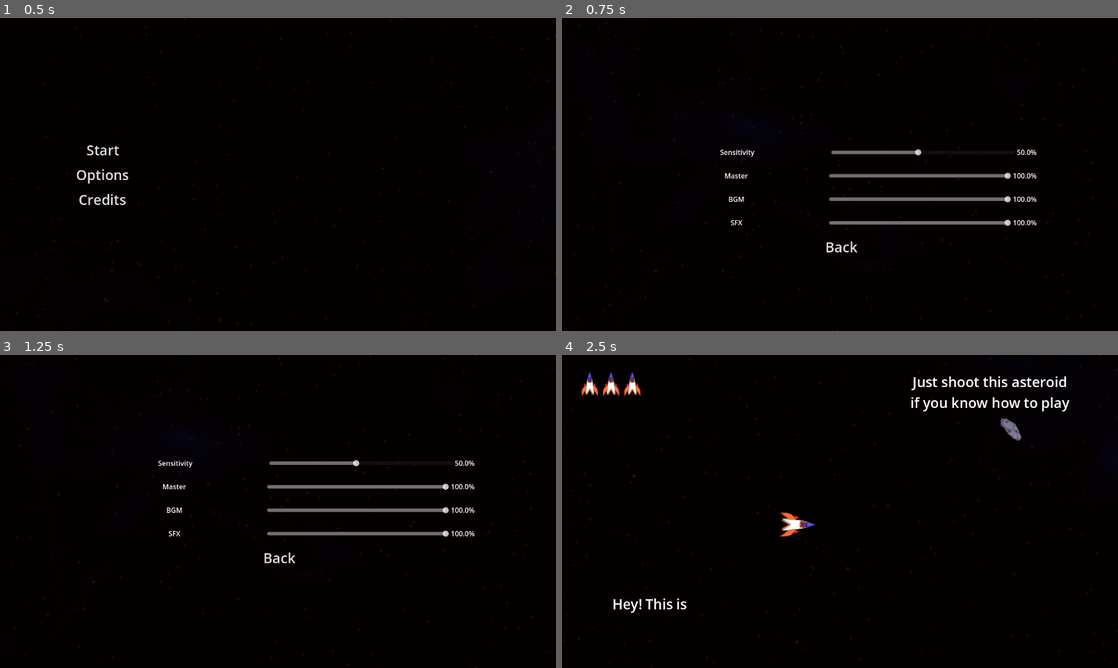
Above: before the commit, frames 1-4 (two rows, left to right).
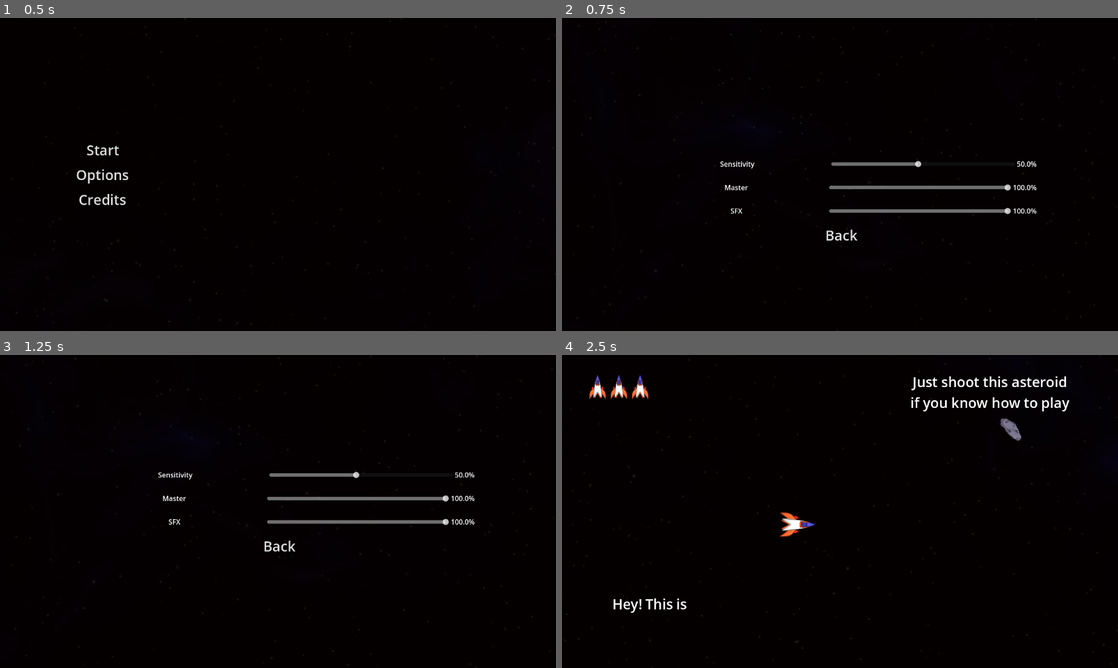
Above: after the commit, the same moments.

Repository: byKrem/ship-asteroids-space
Game: Godot game, scene res://Scenes/UI/main_menu.tscn
The game is run twice, just before and just after one commit, with the same random seed, the same clock (stepped at 60 frames per second) and the same inputs.
Inputs:
- Up to frame 1 (0.5 s): no input
- Up to frame 2 (0.75 s): click "Options" at 0.5 s
- Up to frame 3 (1.25 s): no input
- Up to frame 4 (2.5 s): click "Back" at 1.25 s; click "Start" at 2 s

Frame 1 is identical in both runs. In frame 2, 3.2% of the frame differs, in the area x 28-86%, y 42-75%; in frame 3, 3.2%, in the area x 28-86%, y 33-67%; in frame 4, 0.6%.

Commit message:
Added some SFXs
Hit and Shoot SFX

Diff:
--- a/Scenes/GameObjects/Components/hurtbox_component.gd
+++ b/Scenes/GameObjects/Components/hurtbox_component.gd
@@ -2,3 +2,6 @@
 extends Area2D
 
 signal on_damage_taken(damage: int)
+
+func _on_on_damage_taken(damage: int) -> void:
+	SfxAudioStreamPlayer.play_polyphonic("res://Assets/hit.mp3")
--- a/Scenes/GameObjects/Components/hurtbox_component.tscn
+++ b/Scenes/GameObjects/Components/hurtbox_component.tscn
@@ -4,3 +4,5 @@
 
 [node name="HurtboxComponent" type="Area2D"]
 script = ExtResource("1_leg2g")
+
+[connection signal="on_damage_taken" from="." to="." method="_on_on_damage_taken"]
--- a/Scenes/GameObjects/Entities/player.gd
+++ b/Scenes/GameObjects/Entities/player.gd
@@ -4,7 +4,7 @@
 
 signal ship_wrapped()
 @export var BULLET : PackedScene
-@onready var life_counter: HBoxContainer = $"../CanvasLayer/LifeCounter"
+@onready var life_counter: HBoxContainer = $"../LifeCounter"
 
 var viewport_rect: Rect2
 var half_sprite_width: float
@@ -34,6 +34,7 @@
 	bullet.global_position = $Marker2D.global_position
 	bullet.velocity = SPEED * 50 + (velocity.length() / 1.6)
 	owner.add_child(bullet)
+	SfxAudioStreamPlayer.play_polyphonic("res://Assets/shoot.mp3")
 
 func _ready() -> void:
 	var camere = get_viewport().get_camera_2d()
@@ -77,10 +78,14 @@
 
 func _on_health_component_on_health_run_out() -> void:
 	extra_life_count -= 1
-	var life_to_remove = life_counter.get_child(0)
-	life_counter.remove_child(life_to_remove)
+
+	if life_counter.get_child_count() > 0:
+		var life_to_remove = life_counter.get_child(0)
+		life_counter.remove_child(life_to_remove)
 
 	if extra_life_count <= 0:
+		$"../GameOver".visible = true
+		$"../GameOver".visibility_changed.emit()
 		self.call_deferred("queue_free")
 	else:
 		$HealthComponent.health = 1
--- a/Scenes/GameObjects/Entities/ufo.gd
+++ b/Scenes/GameObjects/Entities/ufo.gd
@@ -43,6 +43,7 @@
 	bullet.global_position = self.global_position + Vector2.from_angle(bullet.rotation) * 100
 	bullet.velocity = SPEED * 50 + (velocity.length() / 1.6)
 	$"../..".add_child(bullet)
+	SfxAudioStreamPlayer.play_polyphonic("res://Assets/shoot.mp3")
 
 
 func _on_health_component_on_health_run_out() -> void:
--- a/Scenes/UI/main_menu.tscn
+++ b/Scenes/UI/main_menu.tscn
@@ -146,11 +146,6 @@
 layout_mode = 2
 size_flags_vertical = 1
 
-[node name="BGMVolume" parent="Options" instance=ExtResource("4_u7lva")]
-layout_mode = 2
-size_flags_vertical = 0
-bus_name = "BGM"
-
 [node name="SFXVolume" parent="Options" instance=ExtResource("4_u7lva")]
 layout_mode = 2
 size_flags_vertical = 0
--- a/Scenes/game.tscn
+++ b/Scenes/game.tscn
@@ -10,6 +10,7 @@
 [ext_resource type="Script" uid="uid://b3k0uymjonbmi" path="res://Scenes/tutorial.gd" id="8_v158k"]
 [ext_resource type="Theme" uid="uid://daqmjtob3oqc7" path="res://Scenes/UI/TextTheme.tres" id="9_h4fw4"]
 [ext_resource type="Texture2D" uid="uid://dvwwirxglm6th" path="res://Assets/ship.png" id="10_ldgsr"]
+[ext_resource type="PackedScene" uid="uid://c7hm2p3y21rej" path="res://Scenes/UI/game_over.tscn" id="11_o5yvi"]
 
 [node name="Game" type="Node2D"]
 process_mode = 1
@@ -47,35 +48,35 @@
 expand_mode = 1
 stretch_mode = 6
 
-[node name="LifeCounter" type="HBoxContainer" parent="CanvasLayer"]
+[node name="PauseMenu" parent="." instance=ExtResource("7_1l0tm")]
+visible = false
+
+[node name="LifeCounter" type="HBoxContainer" parent="."]
 z_index = 2
-offset_left = 42.0
-offset_top = 38.0
-offset_right = 185.0
-offset_bottom = 96.0
+offset_left = -580.0
+offset_top = -315.0
+offset_right = -437.0
+offset_bottom = -257.0
 size_flags_horizontal = 0
 size_flags_vertical = 0
 
-[node name="TextureRect" type="TextureRect" parent="CanvasLayer/LifeCounter"]
+[node name="TextureRect" type="TextureRect" parent="LifeCounter"]
 layout_mode = 2
 size_flags_horizontal = 0
 texture = ExtResource("10_ldgsr")
 expand_mode = 3
 
-[node name="TextureRect2" type="TextureRect" parent="CanvasLayer/LifeCounter"]
+[node name="TextureRect2" type="TextureRect" parent="LifeCounter"]
 layout_mode = 2
 size_flags_horizontal = 0
 texture = ExtResource("10_ldgsr")
 expand_mode = 3
 
-[node name="TextureRect3" type="TextureRect" parent="CanvasLayer/LifeCounter"]
+[node name="TextureRect3" type="TextureRect" parent="LifeCounter"]
 layout_mode = 2
 size_flags_horizontal = 0
 texture = ExtResource("10_ldgsr")
 expand_mode = 3
-
-[node name="PauseMenu" parent="." instance=ExtResource("7_1l0tm")]
-visible = false
 
 [node name="Tutorial" type="Node" parent="."]
 script = ExtResource("8_v158k")
@@ -99,4 +100,7 @@
 if you know how to play"
 horizontal_alignment = 1
 
+[node name="GameOver" parent="." instance=ExtResource("11_o5yvi")]
+visible = false
+
 [connection signal="tree_exited" from="MobSpawner/AsteroidMedium" to="Tutorial" method="_on_asteroid_medium_tree_exited"]
--- /dev/null
+++ b/Scenes/sfx_audio_stream_player.gd
@@ -0,0 +1,11 @@
+extends AudioStreamPlayer
+
+func _ready():
+	stream = AudioStreamPolyphonic.new()
+	stream.polyphony = 4
+
+func play_polyphonic(sound: String):
+	if !playing: self.play()
+
+	var polyphonic_playback := self.get_stream_playback()
+	polyphonic_playback.play_stream(load(sound))
--- /dev/null
+++ b/Scenes/sfx_audio_stream_player.tscn
@@ -0,0 +1,7 @@
+[gd_scene load_steps=2 format=3 uid="uid://c82wxb1ghor6t"]
+
+[ext_resource type="Script" uid="uid://b23q5txfeimvv" path="res://Scenes/sfx_audio_stream_player.gd" id="1_6xeyn"]
+
+[node name="SFXAudioStreamPlayer" type="AudioStreamPlayer"]
+bus = &"SFX"
+script = ExtResource("1_6xeyn")
--- a/project.godot
+++ b/project.godot
@@ -14,6 +14,10 @@
 run/main_scene="uid://bleuuqsju4qkq"
 config/features=PackedStringArray("4.4", "GL Compatibility")
 config/icon="res://icon.svg"
+
+[autoload]
+
+SfxAudioStreamPlayer="*res://Scenes/sfx_audio_stream_player.tscn"
 
 [display]
 
Not shown, added: Assets/hit.mp3.import
Not shown, added: Assets/shoot.mp3.import
Not shown: 1 places in Scenes/game.tscn that only renumber resources
Not shown, added: Scenes/sfx_audio_stream_player.gd.uid
Not shown, added: Assets/hit.mp3
Not shown, added: Assets/shoot.mp3
